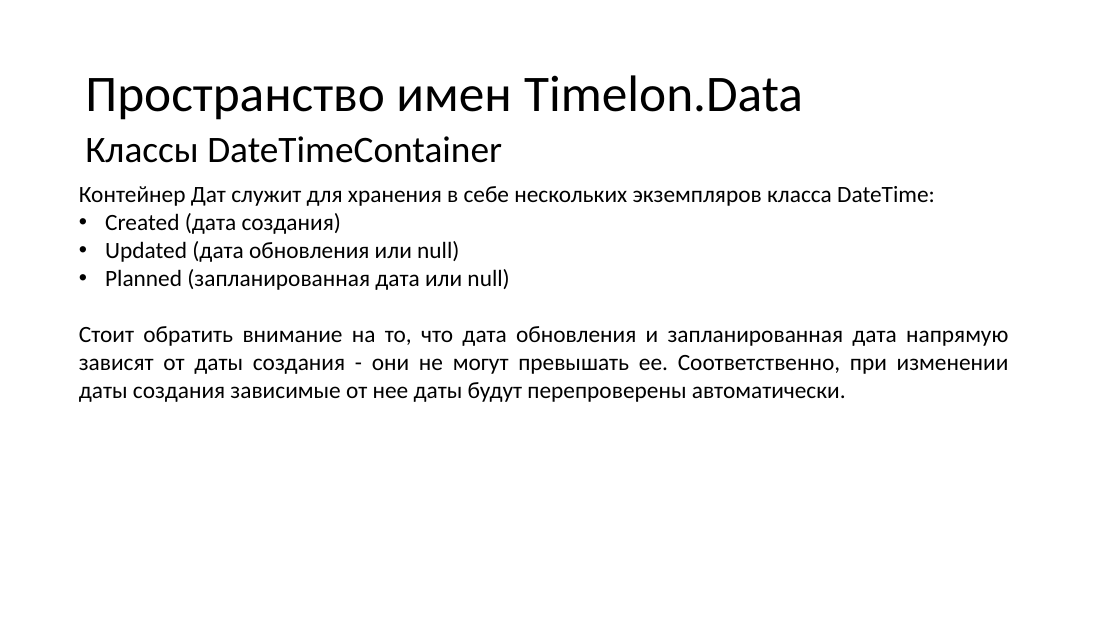
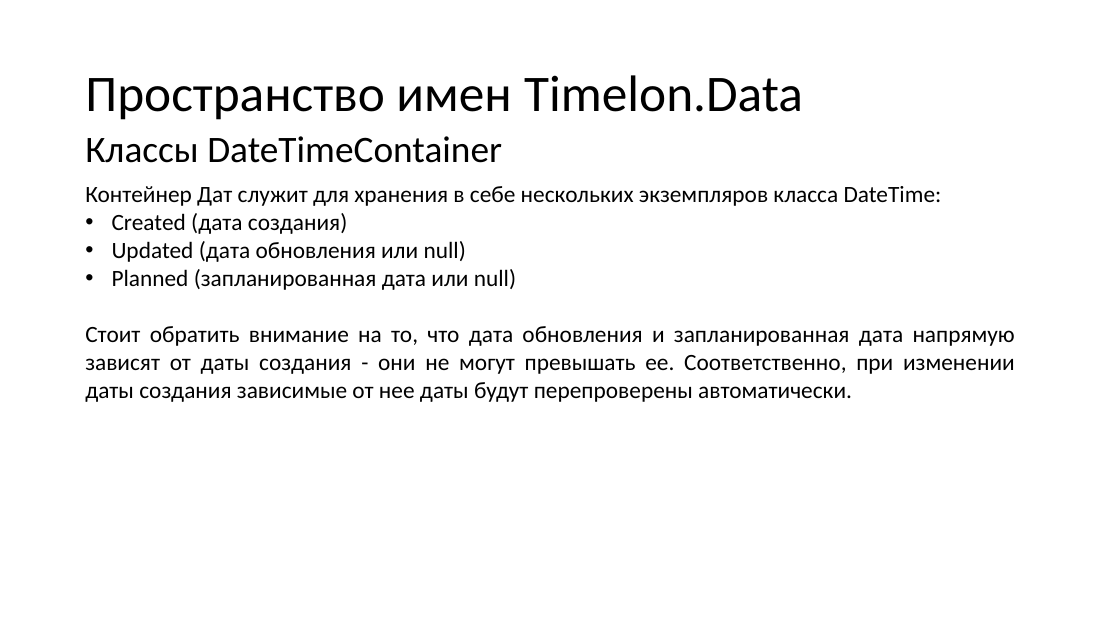
Before and after one commit to N0tilT/Timelon, a slide deck: slide 17 of docs/Timelon.pptx. Drawn at 1120x630 pixels with LibreOffice and Linux fonts; fonts in the diff are those of the drawing. Boxes give left, top, right and bottom in pixels: in the first picture for what was removed or moved away, otherwise in the second. Text is boxed around its words. In the diff, an @@ line names an element or a change of style, - is before the commit and + after.

```diff
--- a/docs/Timelon.pptx
+++ b/docs/Timelon.pptx
@@ text "Контейнер Дат служит для хранения ...": place and size @@
-text "Контейнер Дат служит для хранения ..." at (79,186,1009,402)
+text "Контейнер Дат служит для хранения ..." at (85,186,1015,402)
```
Also in this commit, not shown: 2 other slides changed.
